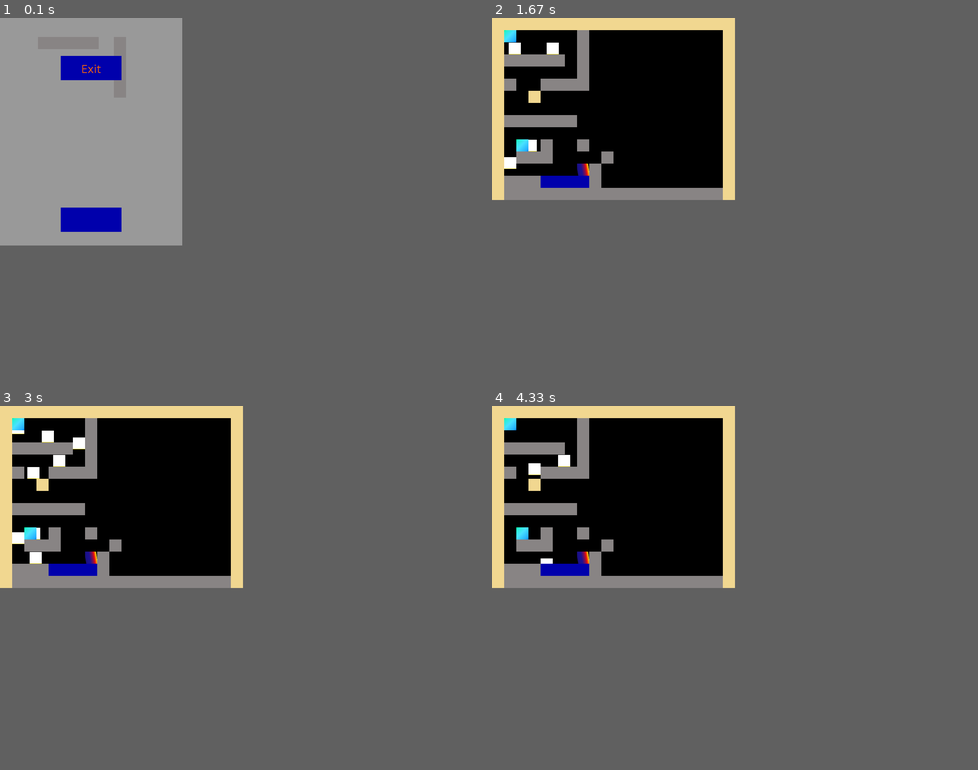
Above: before the commit, frames 1-4 (two rows, left to right).
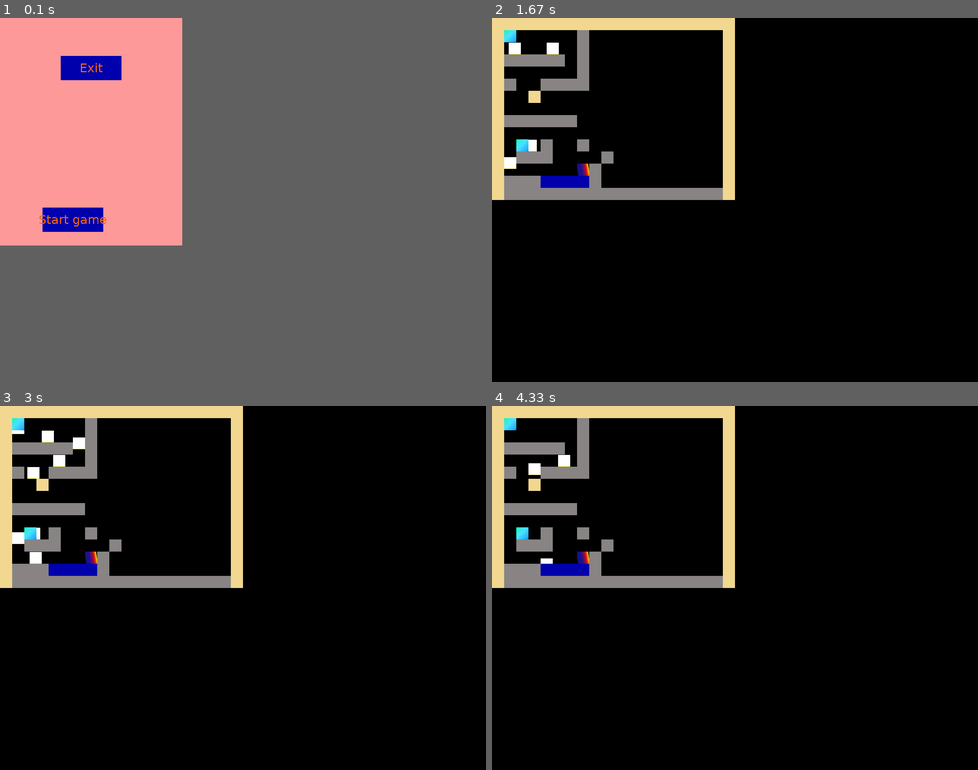
Above: after the commit, the same moments.

Repository: tmakowski/lemmings
Game: pygame game, started from main_menu.py
The game is run twice, just before and just after one commit, with the same random seed, the same clock (stepped at 60 frames per second) and the same inputs.
Inputs (mouse positions are in pixels of both pictures, inside the frame that each line leads up to):
- Up to frame 1 (0.1 s): no input
- Up to frame 2 (1.67 s): click (564, 218) at 0.38 s, where only the run after the commit has a clickable "Start game"
- Up to frame 3 (3 s): click (19, 551) at 1.72 s
- Up to frame 4 (4.33 s): click (526, 471) at 3.05 s; click (535, 471) at 3.38 s; click (535, 460) at 3.72 s
In frame 2 the window is 640x480 before the commit and 1280x960 after it. Grey fills any space a smaller window leaves; there, only what the larger window draws over its background counts as a difference.

The runs differ from the first frame. In frame 1, 22% of the frame differs, in the area x 0-38%, y 0-63%; in frame 2, only the window size differs; in frame 3, only the window size differs; in frame 4, only the window size differs.

Commit message:
main menu improvements, layout import

Diff:
--- a/classes/objects.py
+++ b/classes/objects.py
@@ -93,7 +93,7 @@
     """
     Class representing
     """
-    def __init__(self, position_x, position_y, img, action_arg, text_arg, text_font_arg, text_color_arg,
+    def __init__(self, position_x, position_y, img, text_arg, text_font_arg, text_color_arg,
                  length_x=None, length_y=None):
         """
         Calls the constructor from parent class (Floor) with a selected image.
@@ -103,9 +103,14 @@
         # Saving the text
         self.text = text_font_arg.render(text_arg, False, text_color_arg)
 
-        # self.text.rect = self.text.get_rect(x=int((self.rect.width-self.text.get_rect().width)/2), y=self.rect.y)
+        # Text's rectangle centered in the button's rectangle
+        self.text_rect = self.text.get_rect(center=(self.rect.x + self.rect.width/2,
+                                                    self.rect.y + self.rect.height/2))
 
-        self.text_rect = self.text.get_rect(center=(self.rect.x+self.rect.width/2, self.rect.y+self.rect.height/2))
-
-        # Types like: start, load, save, exit etc.
-        self.action = action_arg
+    def center(self, width):
+        """
+        Aligns the button to the center of a window.
+        """
+        self.rect.x = (width - self.rect.width)/2
+        self.text_rect.x = (width - self.text_rect.width)/2
+        return self
--- a/global_variables.py
+++ b/global_variables.py
@@ -2,7 +2,7 @@
 BLOCK_SIZE = 32
 
 #
-LEVEL_WIDTH = 20    # value in blocks
+LEVEL_WIDTH = 40    # value in blocks
 LEVEL_SIZE = (int(BLOCK_SIZE * LEVEL_WIDTH), int(0.75 * BLOCK_SIZE * LEVEL_WIDTH))
 LEVEL_DEATH_FRAMES = 30
 LEVEL_FRAME_TIME = 0.005
--- /dev/null
+++ b/level.txt
@@ -0,0 +1,15 @@
+WWWWWWWWWWWWWWWWWWWW
+WS     F           W
+W      F           W
+WFFFFF F           W
+W      F           W
+WF  FFFF           W
+W  W               W
+W                  W
+WFFFFFF            W
+W                  W
+W S F  F           W
+W FFF    F         W
+W      EF          W
+WFFFwwwwF          W
+WFFFFFFFFFFFFFFFFFFW
--- a/level_runner.py
+++ b/level_runner.py
@@ -3,17 +3,18 @@
 import sys
 import time
 
-from level_generator import generate_level
+from level_utilities import level_generate, level_import_layout
 from global_variables import BLOCK_SIZE,\
     LEVEL_SIZE, LEVEL_DEATH_FRAMES, LEVEL_FRAME_TIME
-#from classes.lemmings import *
+# from classes.lemmings import *
 
 
-def run_level(level, lemmings_spawn_number, lemmings_spawn_rate):
+def level_run(level_file, lemmings_spawn_number, lemmings_spawn_rate):
     # Level startup
     pygame.init()
     screen = pygame.display.set_mode(LEVEL_SIZE)    # setting screen of the globally set size
-    objects_dictionarized = generate_level(level)   # generating objects based on the level visualization
+    level = level_import_layout(level_file)
+    objects_dictionarized = level_generate(level)   # generating objects based on the level visualization
     lemmings = []                                   # initializing a list for lemmings
 
     dev_timer = 0
--- a/level_generator.py
+++ b/level_utilities.py
@@ -11,7 +11,7 @@
 ])
 
 
-def generate_level(level_layout):
+def level_generate(level_layout):
     """
     This function creates objects used in the level based in visualization of the level layout.
     """
@@ -47,3 +47,11 @@
     for class_name in OBJECT_DICT.values():
         objects_dictionarized[class_name] = [obj for obj in objects if obj.__class__.__name__ == class_name]
     return objects_dictionarized
+
+
+def level_import_layout(file_name, path="./"):
+    layout = []
+    with open(path+file_name, "r") as f:
+        for line in f:
+            layout.append(line.strip())
+    return layout
--- a/main_menu.py
+++ b/main_menu.py
@@ -1,28 +1,30 @@
 import pygame
 import sys
-# import time
-from classes.objects import Floor, MenuButton
+import os
+
+from classes.objects import MenuButton
+from level_runner import level_run
 from global_variables import BLOCK_SIZE
 
 
+# Initialization of stuff
+os.environ['SDL_VIDEO_WINDOW_POS'] = "%d,%d" % (50, 50)
 pygame.init()
-# pygame.font.init()
-
 size = (width, height) = (480, 600)
 screen = pygame.display.set_mode(size)
-myfont = pygame.font.SysFont('Comic Sans MS', 32)
+button_font = pygame.font.SysFont('Verdana', 32)
 
-button1 = Floor(100, 50, length_x=5)
-button2 = Floor(300, 50, length_y=5)
-button_exit = MenuButton(width/2 - 5*BLOCK_SIZE/2, 100, length_x=5, length_y=2, img="graphics/water.png",
-                         action_arg="exit", text_arg="Exit", text_color_arg=(250, 100, 6), text_font_arg=myfont)
-button_start = MenuButton(width/2 - 5*BLOCK_SIZE/2, 500, length_x=5, length_y=2, img="graphics/water.png",
-                          action_arg="start", text_arg="Start game", text_color_arg=(250, 100, 6), text_font_arg=myfont)
+# Creating the buttons
+button_start = MenuButton(width/2 - 8*BLOCK_SIZE/2, 500, length_x=5, length_y=2, img="graphics/water.png",
+                          text_arg="Start game", text_color_arg=(250, 100, 6), text_font_arg=button_font)
 
-buttons = [button1, button2, button_exit, button_start]
+button_exit = MenuButton(width/2 - 8*BLOCK_SIZE/2, 100, length_x=5, length_y=2, img="graphics/water.png",
+                         text_arg="Exit", text_color_arg=(250, 100, 6), text_font_arg=button_font)
 
-from level_runner import run_level
-button_to_action_dict = {"exit": sys.exit, "start": run_level}
+# Packing the buttons to a list and craeting dictionary for their uses
+# buttons = [button_start, button_exit]
+button_exit.center(width)
+button_to_action_dict = {button_exit: sys.exit, button_start: level_run}
 
 
 # Settings
@@ -57,21 +59,21 @@
             click_pos = pygame.mouse.get_pos()
 
             # Performing action for each of the clicked buttons
-            for button in buttons:
-                if type(button) == MenuButton and button.action == "start":
-                    button_to_action_dict[button.action](level, lemmings_spawn_number, lemmings_spawn_rate)
-                elif button.rect.collidepoint(click_pos):
-                    button_to_action_dict[button.action]()
+            for button in button_to_action_dict.keys():
+                if button.rect.collidepoint(click_pos):
 
-            #clicked_buttons = [button for button in buttons if butt.rect.collidepoint(click_pos)]
+                    if button == button_start:
+                        button_to_action_dict[button]("level.txt", lemmings_spawn_number, lemmings_spawn_rate)
+                    else:
+                        button_to_action_dict[button]()
 
-            #for button in clicked_buttons
+    # Filling background
+    screen.fill((253, 153, 153))
 
-    screen.fill((153, 153, 153))
-    for obj in buttons:
-        screen.blit(obj.image, obj.rect)
-#        screen.blit(textsurface, obj.rect)
-    screen.blit(button_exit.image, button_exit.rect)
-    screen.blit(button_exit.text, button_exit.text_rect)
+    # Displaying buttons and their's texts
+    for button in button_to_action_dict.keys():
+        screen.blit(button.image, button.rect)
+        screen.blit(button.text, button.text_rect)
 
+    # Updating the display
     pygame.display.flip()
